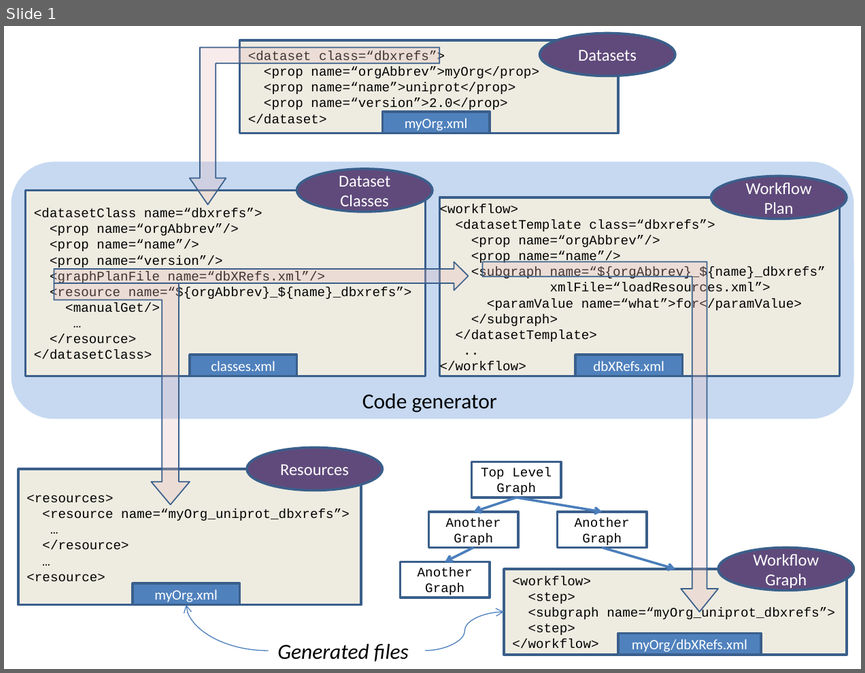
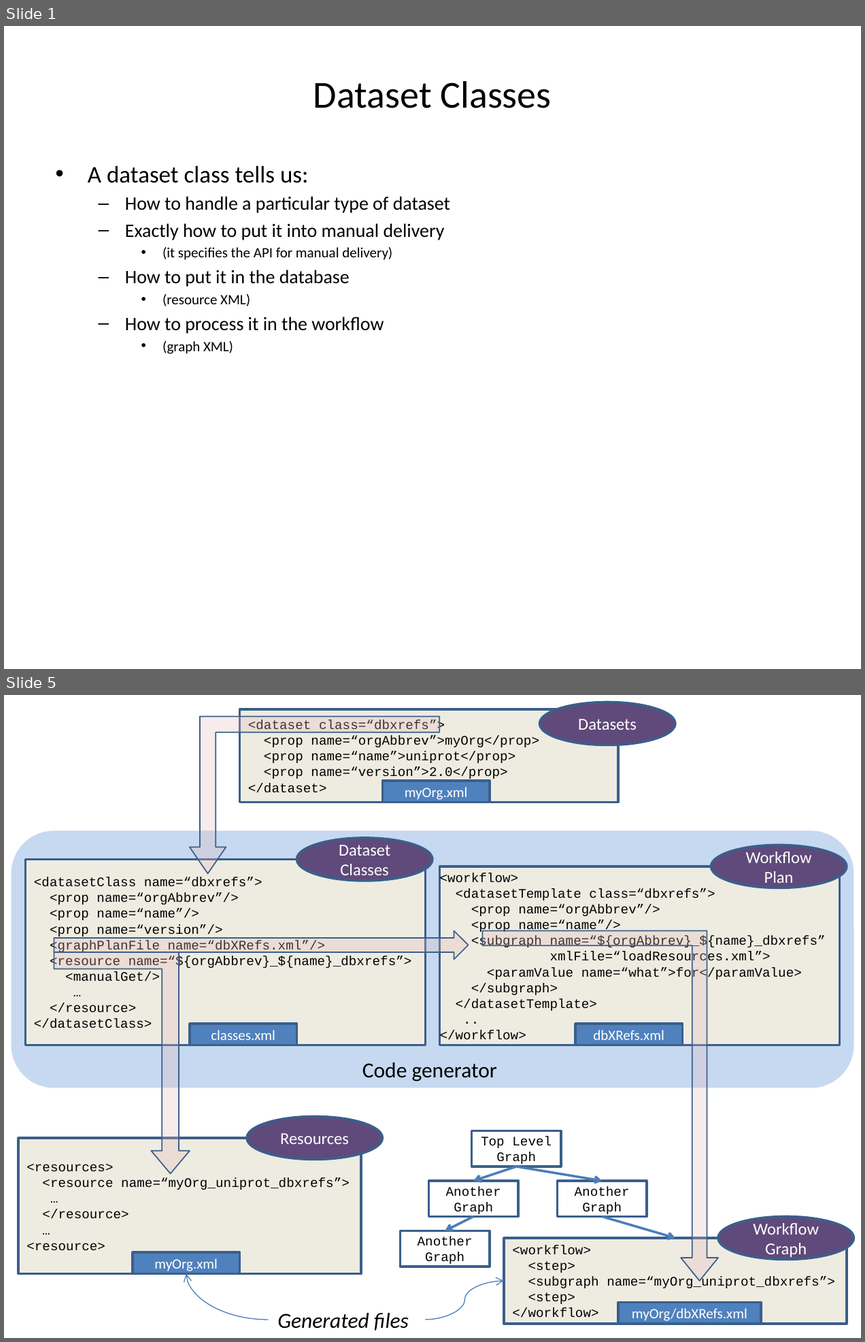
Before and after one commit to VEuPathDB/ReFlow, a slide deck: Dataset/doc/Overview.pptx. Shown one above the other, each under a label of ours: slide 1 before the commit, slides 1 and 5 after it; the slides between them are not shown. The pictures are 865x673 and 865x1342 pixels, drawn with LibreOffice and Linux fonts; fonts in the diff are those of the drawing. Boxes give left, top, right and bottom in pixels: in the first picture for what was removed or moved away, otherwise in the second. Text is boxed around its words. In the diff, an @@ line names an element or a change of style, - is before the commit and + after.

```diff
--- a/Dataset/doc/Overview.pptx
+++ b/Dataset/doc/Overview.pptx
@@ slide 1 added at [4, 26, 861, 669], background #FFFFFF @@
@@ title added at [313, 81, 551, 108], 32 pt, text #000000 @@
+Dataset Classes
@@ text added at [88, 165, 450, 354], 16 pt, text #000000 @@
+• A dataset class tells us:
+  – How to handle a particular type of dataset
+  – Exactly how to put it into manual delivery
+    • (it specifies the API for manual delivery)
+  – How to put it in the database
+    • (resource XML)
+  – How to process it in the workflow
+    • (graph XML)
@@ what was slide 1 is now slide 5 @@
```
Also in this commit, not shown: 1 slide changed, 6 other slides added.
